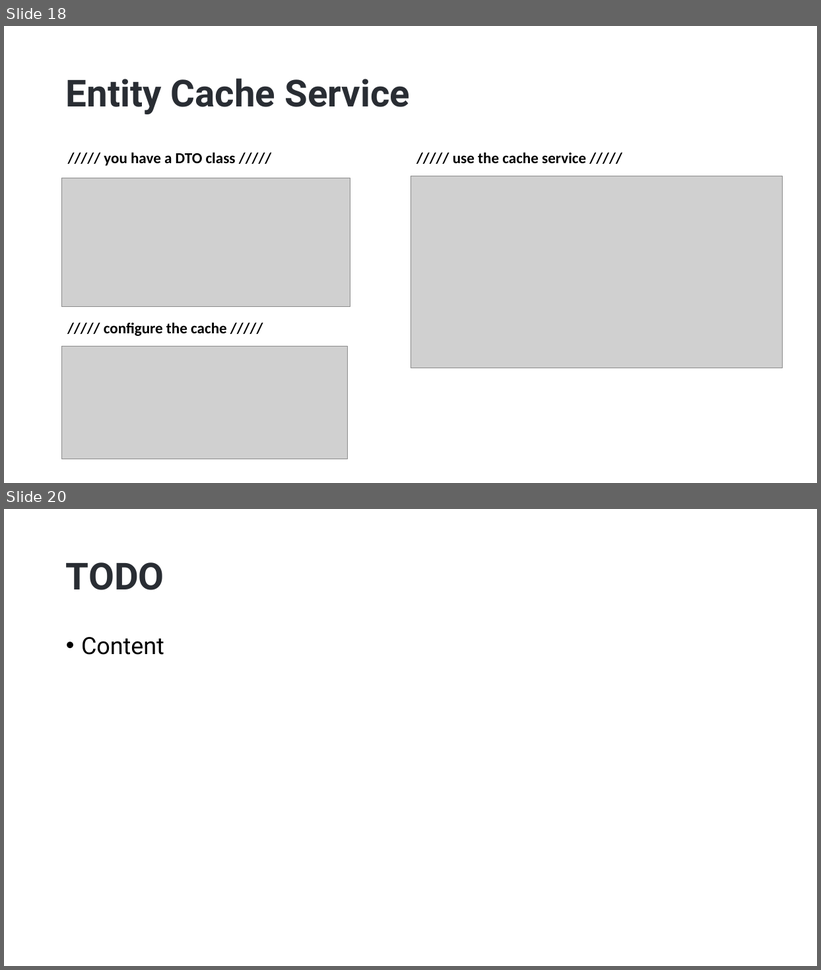
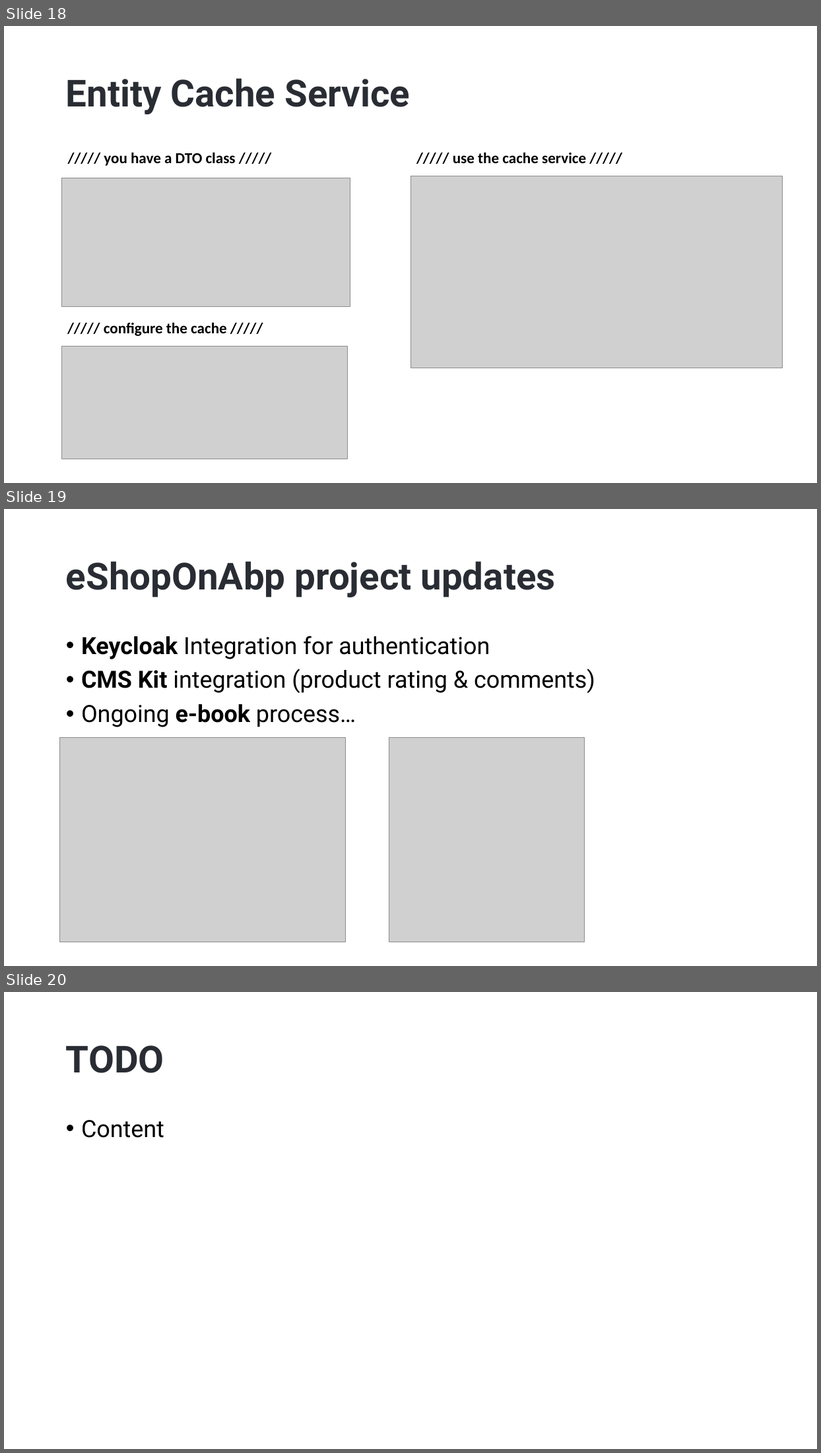
Before and after one commit to hikalkan/presentations, a slide deck: 2022-11-24 ABP Community Talks 2022.9/ABP-7-News.pptx. Shown one above the other, each under a label of ours: slides 18 and 20 before the commit, slides 18, 19 and 20 after it; the slides between them are not shown. The pictures are 821x970 and 821x1453 pixels, drawn with LibreOffice and Linux fonts; fonts in the diff are those of the drawing; grey boxes stand for pictures; background and template pictures are left out. Boxes give left, top, right and bottom in pixels: in the first picture for what was removed or moved away, otherwise in the second. Text is boxed around its words. In the diff, an @@ line names an element or a change of style, - is before the commit and + after.

```diff
--- a/2022-11-24 ABP Community Talks 2022.9/ABP-7-News.pptx
+++ b/2022-11-24 ABP Community Talks 2022.9/ABP-7-News.pptx
@@ slide 19 added at box(4, 509, 817, 966), background picture (left out) @@
@@ title added at box(66, 561, 556, 597), 44 pt, text #292D33, bold @@
+eShopOnAbp project updates
@@ text added at box(81, 636, 595, 727), 28 pt, text #000000 @@
+• Keycloak Integration for authentication
+• CMS Kit integration (product rating & comments)
+• Ongoing e-book process…
@@ picture added at box(60, 738, 346, 942) @@
@@ picture added at box(389, 738, 585, 942) @@
```
Also in this commit, not shown: 1 slide removed.
